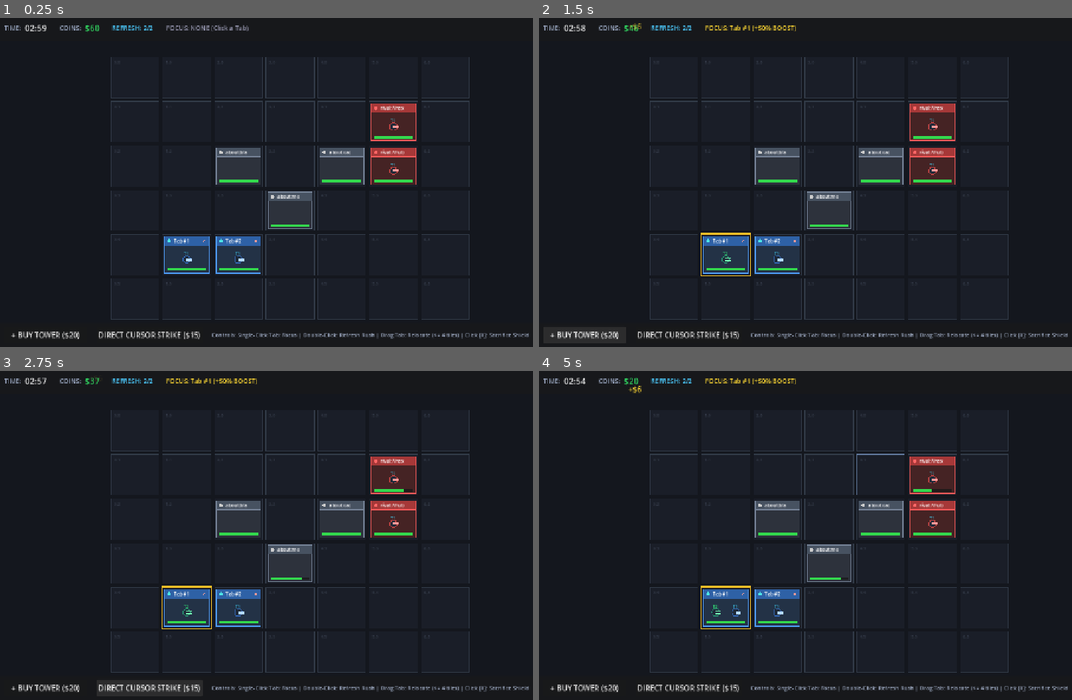
Above: before the commit, frames 1-4 (two rows, left to right).
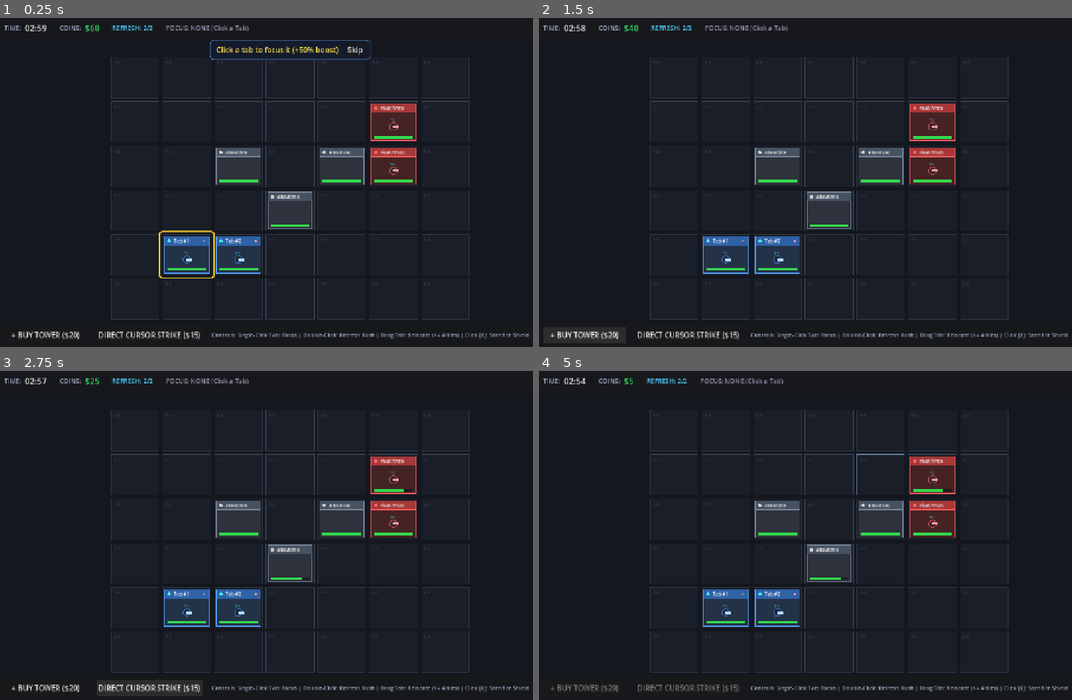
Above: after the commit, the same moments.

Repository: Amarnaath548/tab-siege
Game: Godot game, scene res://scenes/main.tscn
Same seed, same stepped clock (60 frames per second), same inputs: the game is played once before the commit and once after it.
Inputs (mouse positions are in pixels of both pictures, inside the frame that each line leads up to):
- Up to frame 1 (0.25 s): no input
- Up to frame 2 (1.5 s): click (896, 50) at 0.5 s, where only the run after the commit has a clickable "Skip"; click "+ BUY TOWER ($20)" at 1.25 s
- Up to frame 3 (2.75 s): click "DIRECT CURSOR STRIKE ($15)" at 2 s
- Up to frame 4 (5 s): click "+ BUY TOWER ($20)" at 2.75 s; click (688, 686) at 3.5 s, where only the run before the commit has a clickable "DIRECT CURSOR STRIKE ($15)"; tap A at 4.25 s; drag from (672, 430) to (890, 459) at 4.27 s

The runs differ from the first frame. In frame 1, 0.7% of the frame differs, in the area x 29-70%, y 6-80%; in frame 2, 0.4%; in frame 3, 0.4%; in frame 4, 0.9%, in the area x 2-76%, y 2-98%.

Commit message:
feat: implement battle scene, hud, game data, and sprite assets for gameplay

Diff:
--- a/scenes/battle/battle.gd
+++ b/scenes/battle/battle.gd
@@ -11,6 +11,12 @@
 @onready var rival_ai: Node = $RivalAI
 @onready var hud: CanvasLayer = $BattleHUD
 
+var _player_tab_1: Node2D = null
+var _player_tab_2: Node2D = null
+var _tutorial_step: int = 0
+var _tutorial_tab1_initial_pos: Vector2 = Vector2.ZERO
+var _tutorial_tab2_initial_pos: Vector2 = Vector2.ZERO
+
 const TabBaseScript = preload("res://scenes/battle/tab/tab_base.gd")
 const TabBaseScene: PackedScene = preload("res://scenes/battle/tab/tab_base.tscn")
 const CursorStrikeScene: PackedScene = preload("res://scenes/battle/cursor_strike/cursor_strike.tscn")
@@ -31,8 +37,8 @@
 	BattleManager.start_match()
 
 	# Spawn Starting Player Tabs (Bottom-Left)
-	_spawn_tab(Vector2i(1, 4), TabBaseScript.Faction.PLAYER, "Tab #1", true)
-	_spawn_tab(Vector2i(2, 4), TabBaseScript.Faction.PLAYER, "Tab #2", true)
+	_player_tab_1 = _spawn_tab(Vector2i(1, 4), TabBaseScript.Faction.PLAYER, "Tab #1", true)
+	_player_tab_2 = _spawn_tab(Vector2i(2, 4), TabBaseScript.Faction.PLAYER, "Tab #2", true)
 
 	# Spawn Starting Rival Tabs (Top-Right)
 	_spawn_tab(Vector2i(5, 1), TabBaseScript.Faction.RIVAL, "rival://nexus", true)
@@ -43,10 +49,16 @@
 	_spawn_tab(Vector2i(4, 2), TabBaseScript.Faction.NEUTRAL, "about:cache", false)
 	_spawn_tab(Vector2i(3, 3), TabBaseScript.Faction.NEUTRAL, "about:memory", false)
 
-	# Auto-focus the first player tab
-	var player_tabs := get_tree().get_nodes_in_group("tabs").filter(func(t): return is_instance_valid(t) and t.has_method("is_player") and t.is_player())
-	if not player_tabs.is_empty():
-		BattleManager.request_tab_focus(player_tabs[0])
+	var gd = get_node_or_null("/root/GameData")
+	var is_tutorial: bool = gd != null and not gd.tutorial_done
+	if is_tutorial:
+		BattleManager.request_tab_focus(null)
+		_start_tutorial()
+	else:
+		# Auto-focus the first player tab
+		var player_tabs := get_tree().get_nodes_in_group("tabs").filter(func(t): return is_instance_valid(t) and t.has_method("is_player") and t.is_player())
+		if not player_tabs.is_empty():
+			BattleManager.request_tab_focus(player_tabs[0])
 
 func _spawn_tab(pos: Vector2i, faction_id: int, title: String, with_tower: bool) -> Node:
 	var tab: Node = TabBaseScene.instantiate()
@@ -63,14 +75,28 @@
 
 	return tab
 
+func _process(_delta: float) -> void:
+	if _tutorial_step == 0:
+		return
+	_update_tutorial_highlight()
+	if _tutorial_step == 2:
+		var moved_1: bool = _player_tab_1 != null and is_instance_valid(_player_tab_1) and _player_tab_1.global_position.distance_to(_tutorial_tab1_initial_pos) > 25.0
+		var moved_2: bool = _player_tab_2 != null and is_instance_valid(_player_tab_2) and _player_tab_2.global_position.distance_to(_tutorial_tab2_initial_pos) > 25.0
+		if (moved_1 or moved_2) and not Input.is_mouse_button_pressed(MOUSE_BUTTON_LEFT):
+			_advance_tutorial(3)
+
 func _on_triangulation_detected(is_active: bool, l_tabs: Array) -> void:
 	if triangulation_overlay.has_method("set_triangulation"):
 		triangulation_overlay.set_triangulation(is_active, l_tabs)
+	if _tutorial_step == 4 and is_active:
+		_finish_tutorial()
 
 func _on_build_tower_requested() -> void:
 	var focused = BattleManager.active_focused_tab
 	if focused != null and is_instance_valid(focused) and focused.has_method("add_tower"):
 		focused.add_tower(TabTower.Tier.TIER_1)
+	if _tutorial_step == 3:
+		_advance_tutorial(4)
 
 func _on_player_strike_requested() -> void:
 	var rival_tabs := get_tree().get_nodes_in_group("tabs").filter(func(t): return is_instance_valid(t) and t.has_method("is_rival") and t.is_rival() and t.is_alive())
@@ -92,3 +118,93 @@
 	var strike: CursorStrike = CursorStrikeScene.instantiate()
 	strike.init_strike(target, 25.0, "player", false)
 	add_child(strike)
+
+func _start_tutorial() -> void:
+	_tutorial_step = 1
+	if hud.has_signal("tutorial_skipped") and not hud.tutorial_skipped.is_connected(_on_tutorial_skipped):
+		hud.tutorial_skipped.connect(_on_tutorial_skipped)
+	if not BattleManager.active_tab_focus_changed.is_connected(_on_tutorial_focus_changed):
+		BattleManager.active_tab_focus_changed.connect(_on_tutorial_focus_changed)
+	var cs: Vector2 = _get_screen_cell_size()
+	var pos: Vector2 = Vector2.ZERO
+	if _player_tab_1 and is_instance_valid(_player_tab_1):
+		pos = _player_tab_1.get_global_transform_with_canvas().origin
+	hud.show_tutorial_step("Click a tab to focus it (+50% boost)", Rect2(pos - cs * 0.5, cs).grow(4.0))
+
+func _on_tutorial_focus_changed(tab: Node) -> void:
+	if _tutorial_step == 1 and tab != null and is_instance_valid(tab):
+		_advance_tutorial(2)
+
+func _advance_tutorial(step: int) -> void:
+	_tutorial_step = step
+	var cs: Vector2 = _get_screen_cell_size()
+	match step:
+		2:
+			if _player_tab_1 and is_instance_valid(_player_tab_1):
+				_tutorial_tab1_initial_pos = _player_tab_1.global_position
+			if _player_tab_2 and is_instance_valid(_player_tab_2):
+				_tutorial_tab2_initial_pos = _player_tab_2.global_position
+			var drop_world = grid_manager.grid_to_world_center(Vector2i(1, 3))
+			var drop_screen = get_viewport().get_canvas_transform() * drop_world
+			hud.show_tutorial_step("Drag a tab to move it", Rect2(drop_screen - cs * 0.5, cs).grow(4.0))
+		3:
+			if "coins" in BattleManager and BattleManager.coins < 20:
+				if BattleManager.has_method("add_coins"):
+					BattleManager.add_coins(20 - BattleManager.coins)
+				else:
+					BattleManager.coins = 20
+			hud.show_tutorial_step("Buy towers with coins", hud.buy_tower_btn.get_global_rect().grow(4.0))
+		4:
+			var combined: Rect2 = Rect2()
+			if _player_tab_1 and is_instance_valid(_player_tab_1) and _player_tab_2 and is_instance_valid(_player_tab_2):
+				var p1 = _player_tab_1.get_global_transform_with_canvas().origin
+				var p2 = _player_tab_2.get_global_transform_with_canvas().origin
+				var r1 = Rect2(p1 - cs * 0.5, cs)
+				var r2 = Rect2(p2 - cs * 0.5, cs)
+				combined = r1.merge(r2).grow(8.0)
+			hud.show_tutorial_step("Hold an L-shape for 30s to win", combined)
+
+func _update_tutorial_highlight() -> void:
+	var cs: Vector2 = _get_screen_cell_size()
+	match _tutorial_step:
+		1:
+			if _player_tab_1 and is_instance_valid(_player_tab_1):
+				var pos = _player_tab_1.get_global_transform_with_canvas().origin
+				hud.update_tutorial_rect(Rect2(pos - cs * 0.5, cs).grow(4.0))
+		2:
+			var drop_world = grid_manager.grid_to_world_center(Vector2i(1, 3))
+			var drop_screen = get_viewport().get_canvas_transform() * drop_world
+			hud.update_tutorial_rect(Rect2(drop_screen - cs * 0.5, cs).grow(4.0))
+		3:
+			hud.update_tutorial_rect(hud.buy_tower_btn.get_global_rect().grow(4.0))
+		4:
+			if _player_tab_1 and is_instance_valid(_player_tab_1) and _player_tab_2 and is_instance_valid(_player_tab_2):
+				var p1 = _player_tab_1.get_global_transform_with_canvas().origin
+				var p2 = _player_tab_2.get_global_transform_with_canvas().origin
+				var r1 = Rect2(p1 - cs * 0.5, cs)
+				var r2 = Rect2(p2 - cs * 0.5, cs)
+				hud.update_tutorial_rect(r1.merge(r2).grow(8.0))
+
+func _on_tutorial_skipped() -> void:
+	_finish_tutorial()
+
+func _finish_tutorial() -> void:
+	_tutorial_step = 0
+	if hud and hud.has_method("hide_tutorial"):
+		hud.hide_tutorial()
+	var gd = get_node_or_null("/root/GameData")
+	if gd:
+		gd.tutorial_done = true
+		gd.save_data()
+
+func _get_screen_cell_size() -> Vector2:
+	if grid_manager and grid_manager.has_method("grid_to_world_center"):
+		var p0 = grid_manager.grid_to_world_center(Vector2i(0, 0))
+		var p1 = grid_manager.grid_to_world_center(Vector2i(1, 0))
+		var p2 = grid_manager.grid_to_world_center(Vector2i(0, 1))
+		var dx = absf(p1.x - p0.x)
+		var dy = absf(p2.y - p0.y)
+		if dx > 10.0 and dy > 10.0:
+			var scale_vec = get_viewport().get_canvas_transform().get_scale().abs()
+			return Vector2(dx, dy) * scale_vec
+	return Vector2(96.0, 96.0)
--- a/scenes/battle/ui/battle_hud.gd
+++ b/scenes/battle/ui/battle_hud.gd
@@ -8,6 +8,12 @@
 signal player_strike_requested()
 signal atlas_menu_requested()
 signal restart_requested()
+signal tutorial_skipped()
+
+var tutorial_highlight: Panel
+var tutorial_label: Label
+var tutorial_skip_btn: Button
+var tutorial_container: PanelContainer
 
 @onready var timer_label: Label = $TopBar/HBox/TimerContainer/TimerLabel
 @onready var coins_label: Label = $TopBar/HBox/CoinsContainer/CoinsLabel
@@ -31,6 +37,7 @@
 func _ready() -> void:
 	end_modal.visible = false
 	hold_container.visible = false
+	setup_tutorial_ui()
 
 	var bm = get_node_or_null("/root/BattleManager")
 	if bm:
@@ -102,6 +109,7 @@
 		hold_container.visible = false
 
 func _on_match_ended(victory: bool, reason: String) -> void:
+	hide_tutorial()
 	end_modal.visible = true
 	var synth = get_node_or_null("/root/AudioSynth")
 	if victory:
@@ -132,3 +140,93 @@
 	var bm = get_node_or_null("/root/BattleManager")
 	if bm and bm.spend_coins(15):
 		player_strike_requested.emit()
+
+func setup_tutorial_ui() -> void:
+	if tutorial_highlight != null:
+		return
+
+	tutorial_highlight = Panel.new()
+	tutorial_highlight.name = "TutorialHighlight"
+	tutorial_highlight.mouse_filter = Control.MOUSE_FILTER_IGNORE
+	var h_style := StyleBoxFlat.new()
+	h_style.draw_center = false
+	h_style.border_width_left = 3
+	h_style.border_width_right = 3
+	h_style.border_width_top = 3
+	h_style.border_width_bottom = 3
+	h_style.border_color = Color(1.0, 0.85, 0.2, 0.95)
+	h_style.corner_radius_top_left = 6
+	h_style.corner_radius_top_right = 6
+	h_style.corner_radius_bottom_left = 6
+	h_style.corner_radius_bottom_right = 6
+	tutorial_highlight.add_theme_stylebox_override("panel", h_style)
+	tutorial_highlight.visible = false
+	add_child(tutorial_highlight)
+
+	tutorial_container = PanelContainer.new()
+	tutorial_container.name = "TutorialContainer"
+	var c_style := StyleBoxFlat.new()
+	c_style.bg_color = Color(0.08, 0.11, 0.18, 0.92)
+	c_style.border_width_left = 1
+	c_style.border_width_right = 1
+	c_style.border_width_top = 1
+	c_style.border_width_bottom = 1
+	c_style.border_color = Color(0.4, 0.6, 0.9, 0.7)
+	c_style.corner_radius_top_left = 8
+	c_style.corner_radius_top_right = 8
+	c_style.corner_radius_bottom_left = 8
+	c_style.corner_radius_bottom_right = 8
+	c_style.content_margin_left = 14
+	c_style.content_margin_right = 14
+	c_style.content_margin_top = 6
+	c_style.content_margin_bottom = 6
+	tutorial_container.add_theme_stylebox_override("panel", c_style)
+	tutorial_container.visible = false
+	add_child(tutorial_container)
+
+	var hbox := HBoxContainer.new()
+	hbox.add_theme_constant_override("separation", 16)
+	tutorial_container.add_child(hbox)
+
+	tutorial_label = Label.new()
+	tutorial_label.name = "TutorialLabel"
+	tutorial_label.add_theme_font_size_override("font_size", 16)
+	tutorial_label.add_theme_color_override("font_color", Color(1.0, 0.9, 0.3))
+	hbox.add_child(tutorial_label)
+
+	tutorial_skip_btn = Button.new()
+	tutorial_skip_btn.name = "TutorialSkipBtn"
+	tutorial_skip_btn.text = "Skip"
+	tutorial_skip_btn.focus_mode = Control.FOCUS_NONE
+	tutorial_skip_btn.pressed.connect(func(): tutorial_skipped.emit())
+	hbox.add_child(tutorial_skip_btn)
+
+func show_tutorial_step(text: String, rect: Rect2) -> void:
+	if tutorial_highlight == null:
+		setup_tutorial_ui()
+	tutorial_container.visible = true
+	tutorial_highlight.visible = true
+	tutorial_label.text = text
+	update_tutorial_rect(rect)
+	_update_banner_position()
+
+func update_tutorial_rect(rect: Rect2) -> void:
+	if tutorial_highlight != null and tutorial_highlight.visible:
+		tutorial_highlight.position = rect.position
+		tutorial_highlight.size = rect.size
+
+func _update_banner_position() -> void:
+	if tutorial_container == null:
+		return
+	tutorial_container.reset_size()
+	var vp_size := get_viewport().get_visible_rect().size
+	tutorial_container.position = Vector2(
+		maxf(20.0, (vp_size.x - tutorial_container.size.x) * 0.5),
+		54.0
+	)
+
+func hide_tutorial() -> void:
+	if tutorial_container != null:
+		tutorial_container.visible = false
+	if tutorial_highlight != null:
+		tutorial_highlight.visible = false
--- a/scripts/game_data.gd
+++ b/scripts/game_data.gd
@@ -11,6 +11,7 @@
 var pins: int = 0
 var battles_played: int = 0
 var battles_won: int = 0
+var tutorial_done: bool = false
 
 # Upgrade paths and their current levels (0 to 3)
 var upgrades: Dictionary = {
@@ -147,7 +148,8 @@
 		"pins": pins,
 		"battles_played": battles_played,
 		"battles_won": battles_won,
-		"upgrades": upgrades
+		"upgrades": upgrades,
+		"tutorial_done": tutorial_done
 	}
 	var file := FileAccess.open(SAVE_PATH, FileAccess.WRITE)
 	if file:
@@ -167,6 +169,7 @@
 			pins = parsed.get("pins", 0)
 			battles_played = parsed.get("battles_played", 0)
 			battles_won = parsed.get("battles_won", 0)
+			tutorial_done = parsed.get("tutorial_done", false)
 			var saved_upgrades = parsed.get("upgrades", {})
 			if saved_upgrades is Dictionary:
 				for k in saved_upgrades:
Binary file added: sprites/tab_siege_sheet.png
Not shown, added: sprites/tab_siege_sheet.png.import
